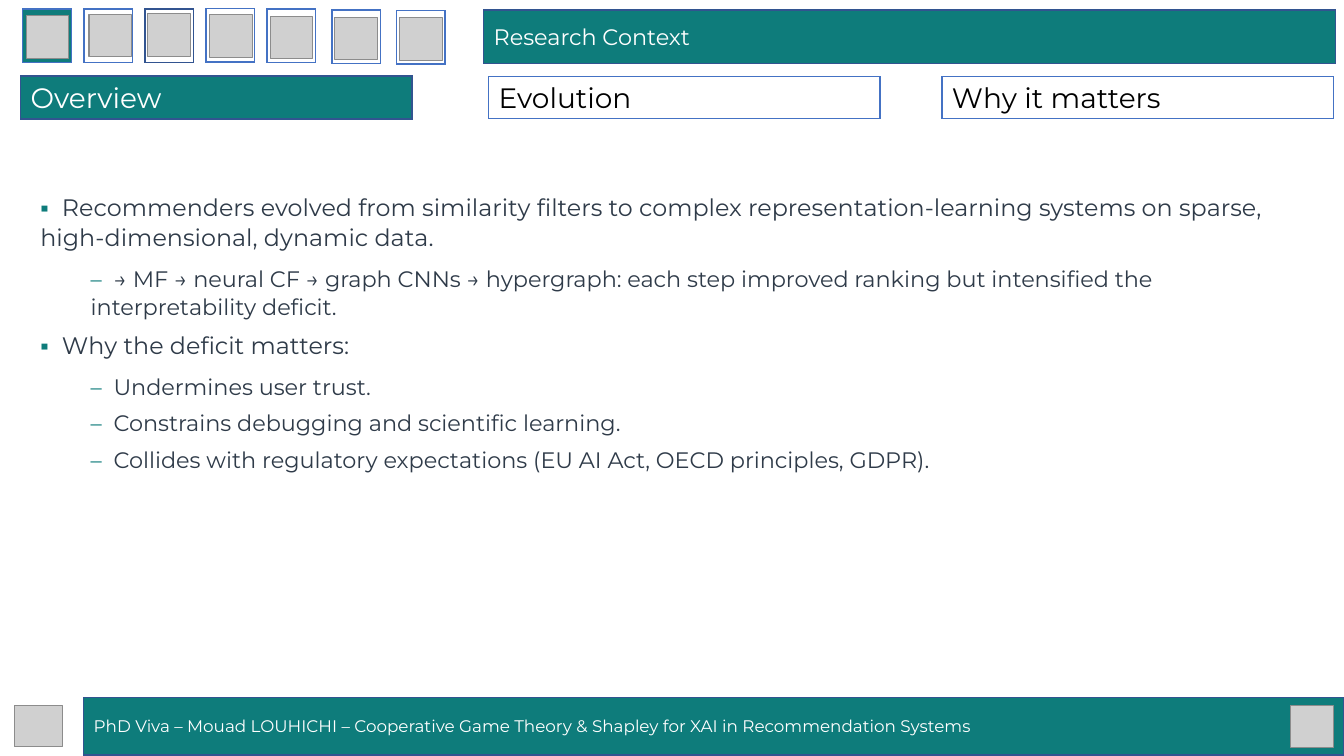
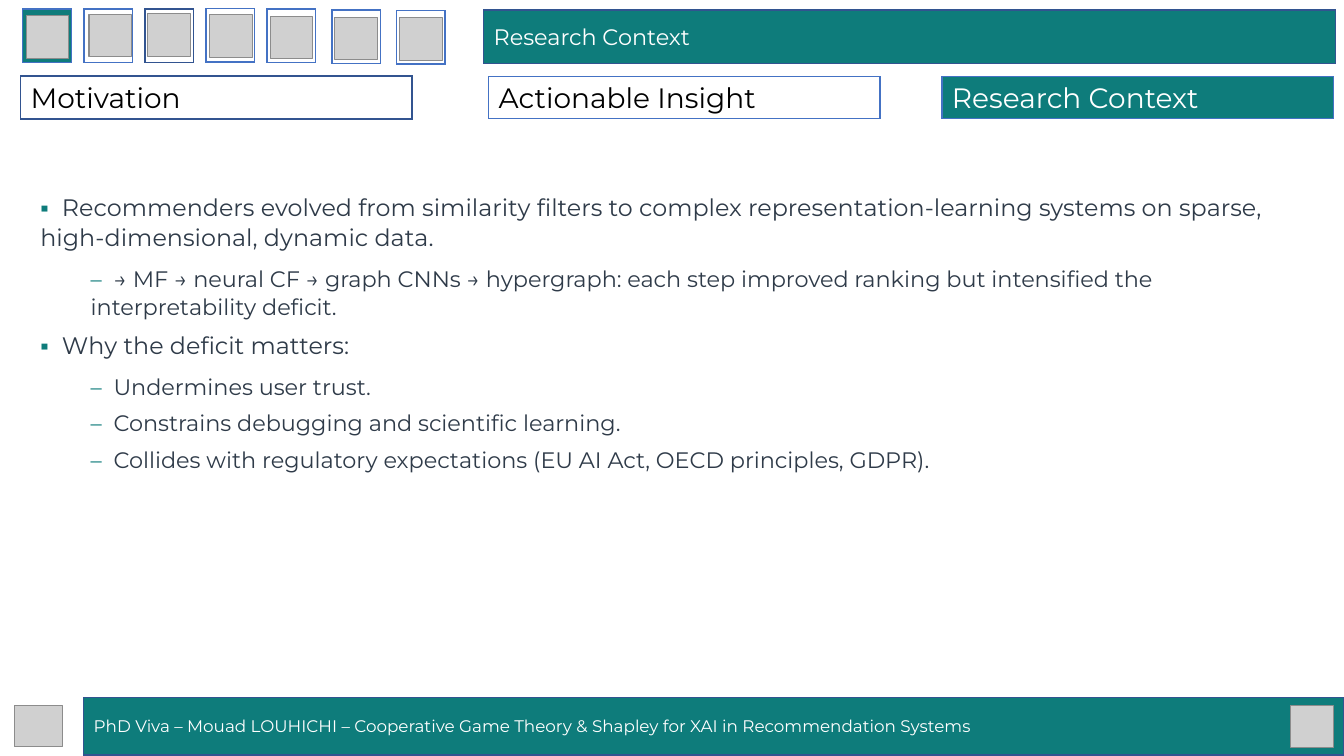
Before and after one commit to mouadlouhichi/phd-prep, a slide deck: slide 6 of viva/MOUAD_LOUHICHI_VIVA_40min.pptx. Drawn at 1344x756 pixels with LibreOffice and Linux fonts; fonts in the diff are those of the drawing; grey boxes stand for pictures. Boxes give left, top, right and bottom in pixels: in the first picture for what was removed or moved away, otherwise in the second. Text is boxed around its words. In the diff, an @@ line names an element or a change of style, - is before the commit and + after.

```diff
--- a/viva/MOUAD_LOUHICHI_VIVA_40min.pptx
+++ b/viva/MOUAD_LOUHICHI_VIVA_40min.pptx
@@ rectangle "Motivation" at box(21, 76, 412, 119): fill #0E7C7B to #FFFFFF @@
@@ text in rectangle at box(31, 87, 181, 108): text changed; text colour #FFFFFF to #000000 @@
-Overview
+Motivation
@@ text in rectangle at box(499, 87, 755, 114): text changed @@
-Evolution
+Actionable Insight
@@ rectangle "Research Context" at box(943, 77, 1334, 119): fill #FFFFFF to #0E7C7B @@
@@ text in rectangle at box(952, 87, 1199, 108): text changed; text colour #000000 to #FFFFFF @@
-Why it matters
+Research Context
```
Also in this commit, not shown: 43 other slides changed, 1 other file.
